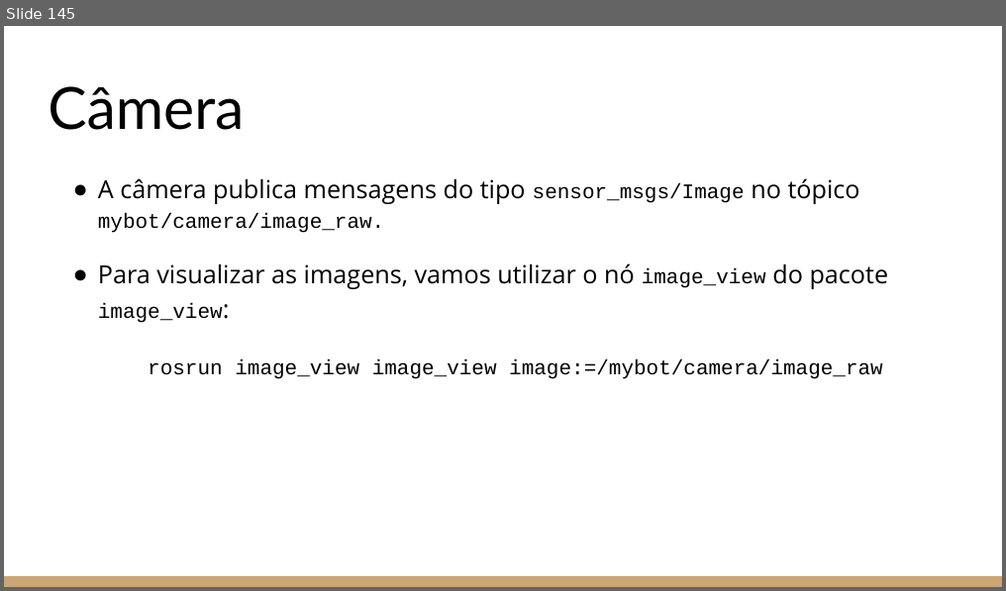
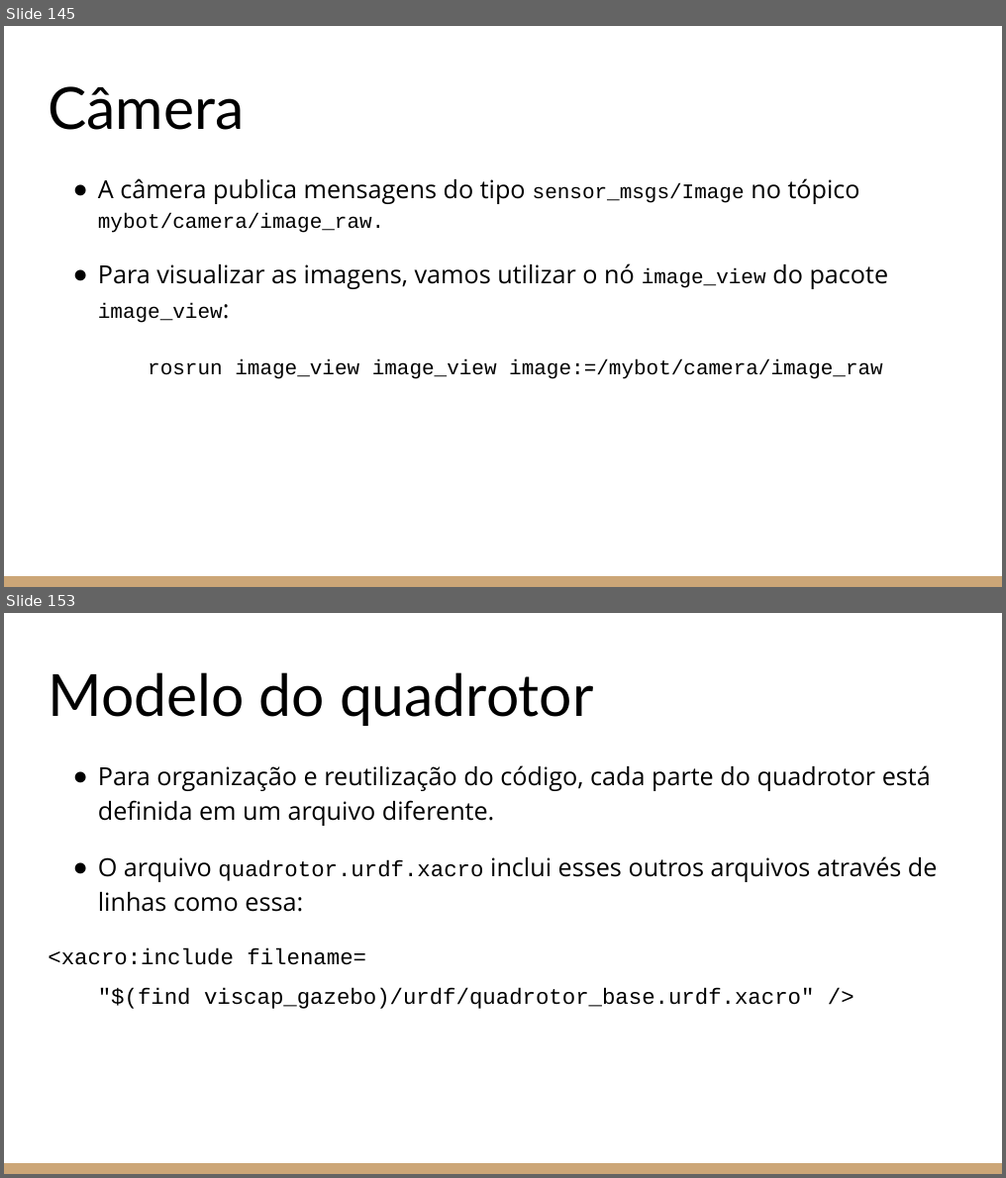
Before and after one commit to Leledj/ros_e_gazebo, a slide deck: Introdução ao ROS e ao Gazebo.pptx. Shown one above the other, each under a label of ours: slide 145 before the commit, slides 145 and 153 after it; the slides between them are not shown. The pictures are 1006x591 and 1006x1178 pixels, drawn with LibreOffice and Linux fonts; fonts in the diff are those of the drawing. Boxes give left, top, right and bottom in pixels: in the first picture for what was removed or moved away, otherwise in the second. Text is boxed around its words. In the diff, an @@ line names an element or a change of style, - is before the commit and + after.

```diff
--- a/Introdução ao ROS e ao Gazebo.pptx
+++ b/Introdução ao ROS e ao Gazebo.pptx
@@ slide 153 added at (x1=4, y1=613, x2=1002, y2=1174), background #FFFFFF; not listed: 1 template element that a slide beside it also shows @@
@@ title added at (x1=48, y1=672, x2=594, y2=726), 42 pt, text #000000 @@
+Modelo do quadrotor
@@ text added at (x1=48, y1=765, x2=938, y2=1009), 18 pt, text #000000 @@
+● Para organização e reutilização do código, cada parte do quadrotor está definida em um arquivo diferente.
+● O arquivo quadrotor.urdf.xacro inclui esses outros arquivos através de linhas como essa:
+<xacro:include filename=
+"$(find viscap_gazebo)/urdf/quadrotor_base.urdf.xacro" />
```
Also in this commit, not shown: 48 other slides added, 2 other files.
